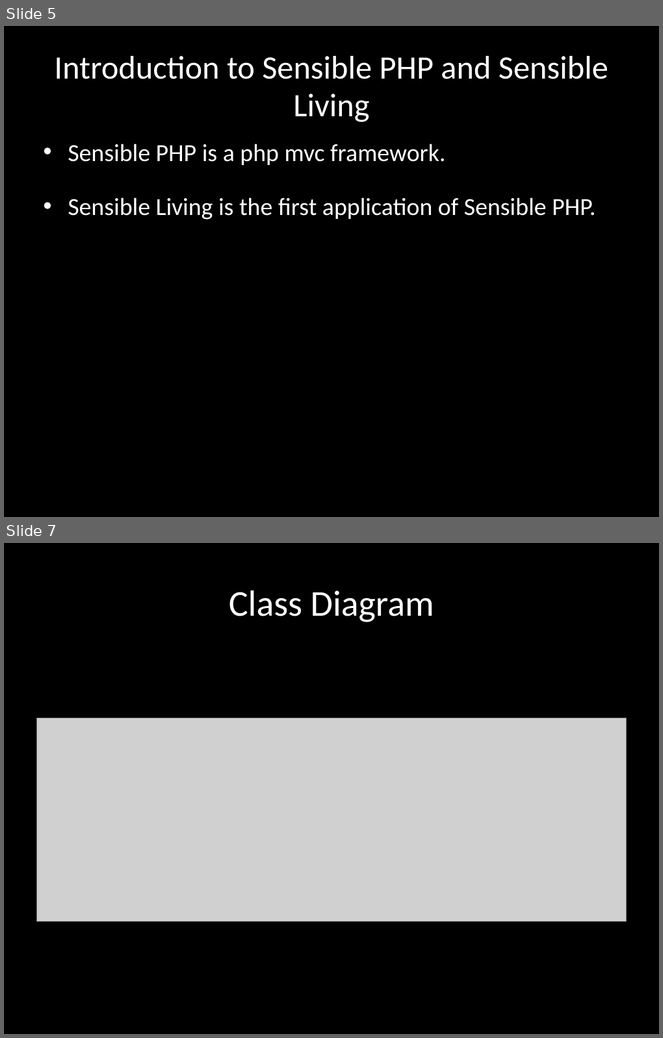
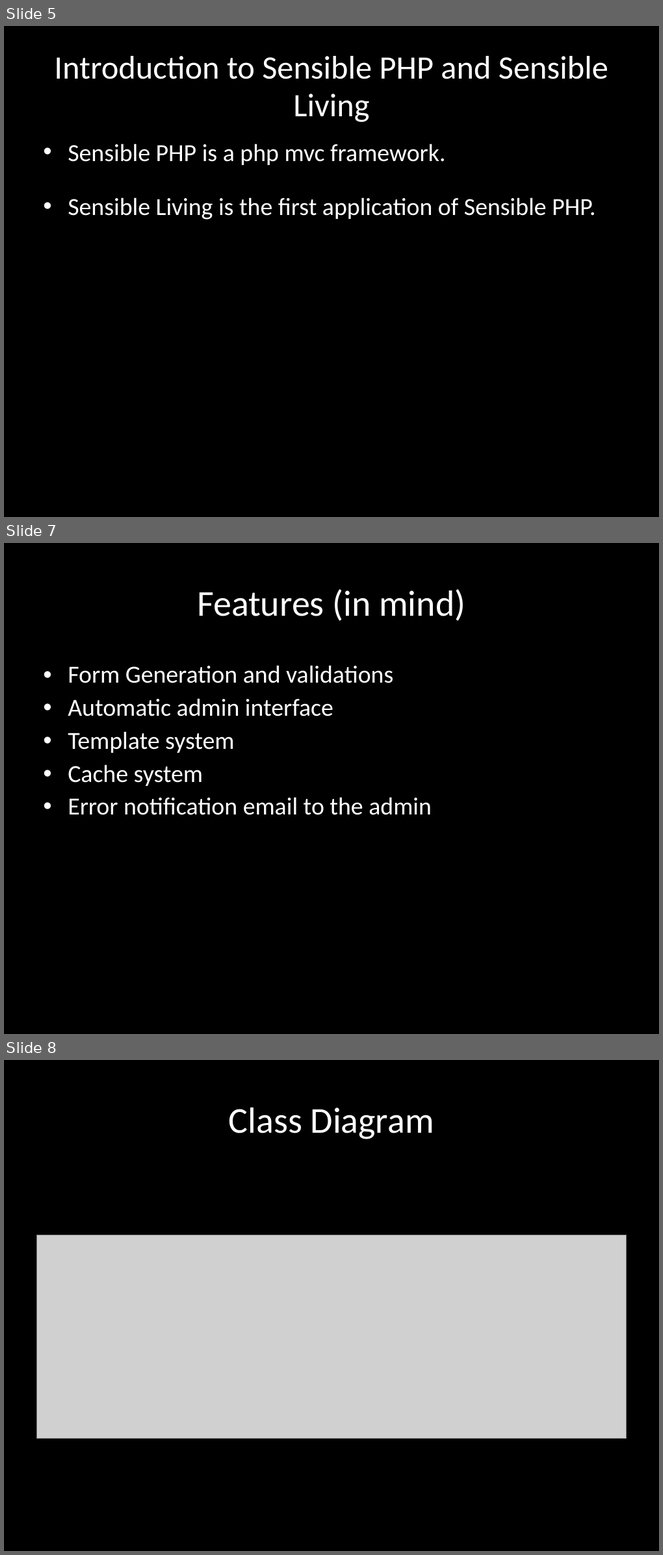
Before and after one commit to lqi/sensiblephp, a slide deck: docs/FinalProjectPresentation.pptx. Shown one above the other, each under a label of ours: slides 5 and 7 before the commit, slides 5, 7 and 8 after it; the slides between them are not shown. The pictures are 663x1038 and 663x1555 pixels, drawn with LibreOffice and Linux fonts; fonts in the diff are those of the drawing; grey boxes stand for pictures. Boxes give left, top, right and bottom in pixels: in the first picture for what was removed or moved away, otherwise in the second. Text is boxed around its words. In the diff, an @@ line names an element or a change of style, - is before the commit and + after.

```diff
--- a/docs/FinalProjectPresentation.pptx
+++ b/docs/FinalProjectPresentation.pptx
@@ slide 7 added at bbox=[4, 543, 659, 1034], background #000000 @@
@@ title added at bbox=[197, 589, 466, 621], 40 pt, text #FFFFFF @@
+Features (in mind)
@@ text added at bbox=[68, 665, 432, 815], 27 pt, text #FFFFFF @@
+  • Form Generation and validations
+  • Automatic admin interface
+  • Template system
+  • Cache system
+  • Error notification email to the admin
@@ what was slide 7 is now slide 8 @@
```
Also in this commit, not shown: 3 slides changed.
